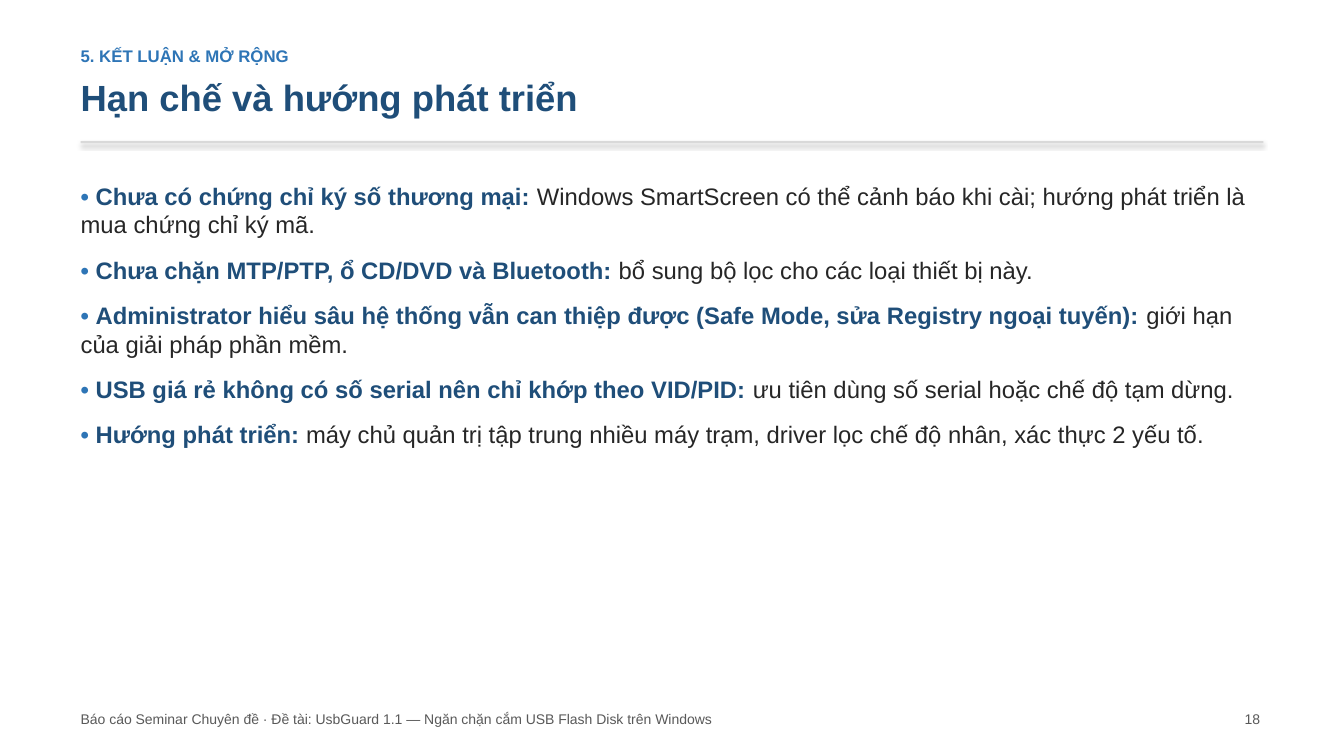
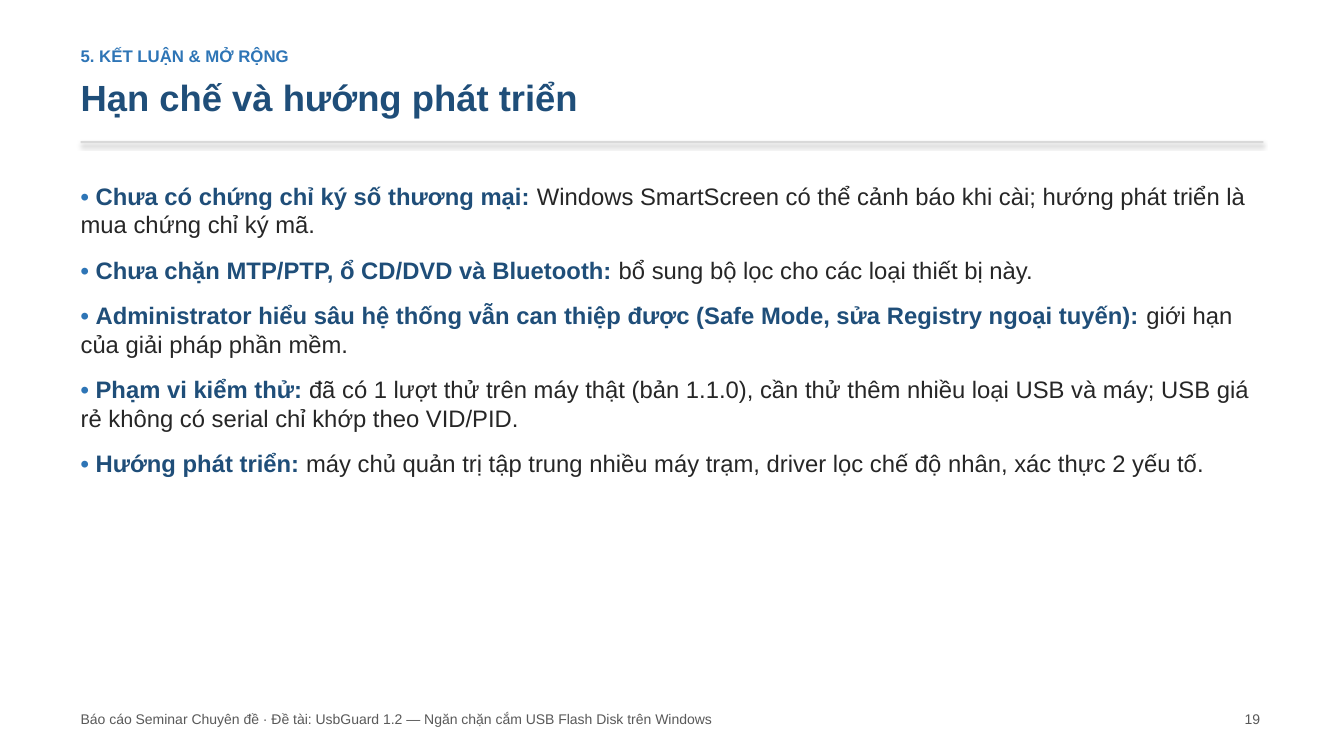
Before and after one commit to hungphamwp/usbguard, a slide deck: slide 19 of slide/SLIDE-UsbGuard.pptx (slide 18 before the commit). Drawn at 1344x756 pixels with LibreOffice and Linux fonts; fonts in the diff are those of the drawing. Boxes give left, top, right and bottom in pixels: in the first picture for what was removed or moved away, otherwise in the second. Text is boxed around its words. In the diff, an @@ line names an element or a change of style, - is before the commit and + after.

```diff
--- a/slide/SLIDE-UsbGuard.pptx
+++ b/slide/SLIDE-UsbGuard.pptx
@@ text at bbox=[81, 379, 1249, 432]: text changed; text colour #1F4E79 to #262626; bold off @@
-• USB giá rẻ không có số serial nên chỉ khớp theo VID/PID: ưu tiên dùng số serial hoặc chế độ tạm dừng.
+• Phạm vi kiểm thử: đã có 1 lượt thử trên máy thật (bản 1.1.0), cần thử thêm nhiều loại USB và máy; USB giá rẻ không có serial chỉ khớp theo VID/PID.
@@ text at bbox=[81, 713, 712, 727]: text changed @@
-Báo cáo Seminar Chuyên đề · Đề tài: UsbGuard 1.1 — Ngăn chặn cắm USB Flash Disk trên Windows
+Báo cáo Seminar Chuyên đề · Đề tài: UsbGuard 1.2 — Ngăn chặn cắm USB Flash Disk trên Windows
```
Also in this commit, not shown: 16 other slides changed, 2 slides added, 1 slide removed, 15 other files.
